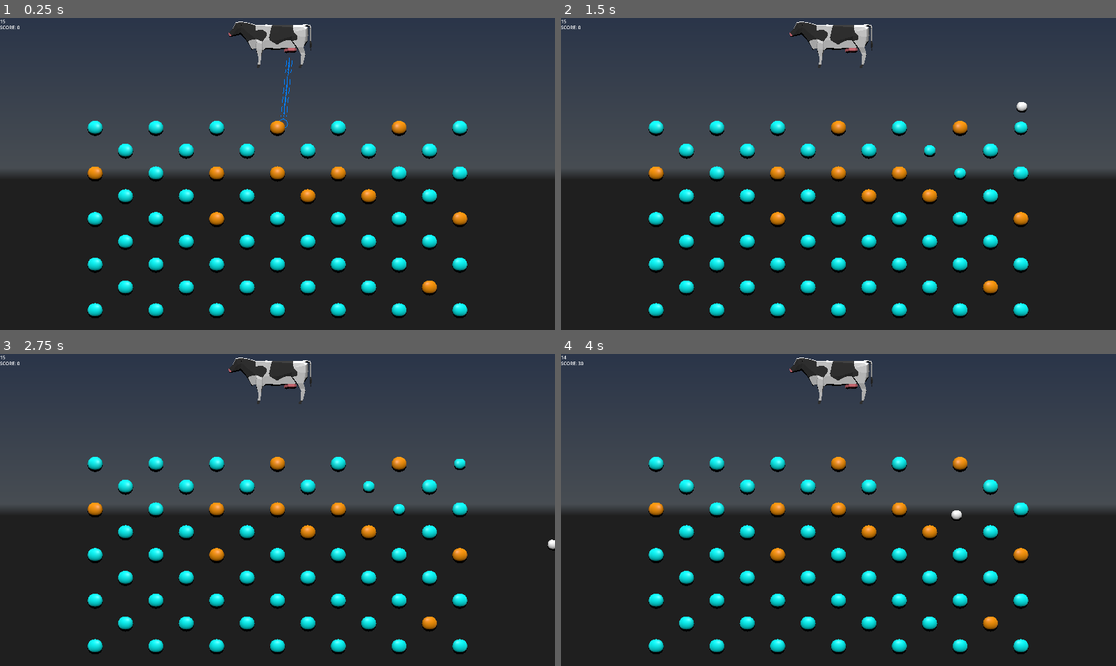
Above: before the commit, frames 1-4 (two rows, left to right).
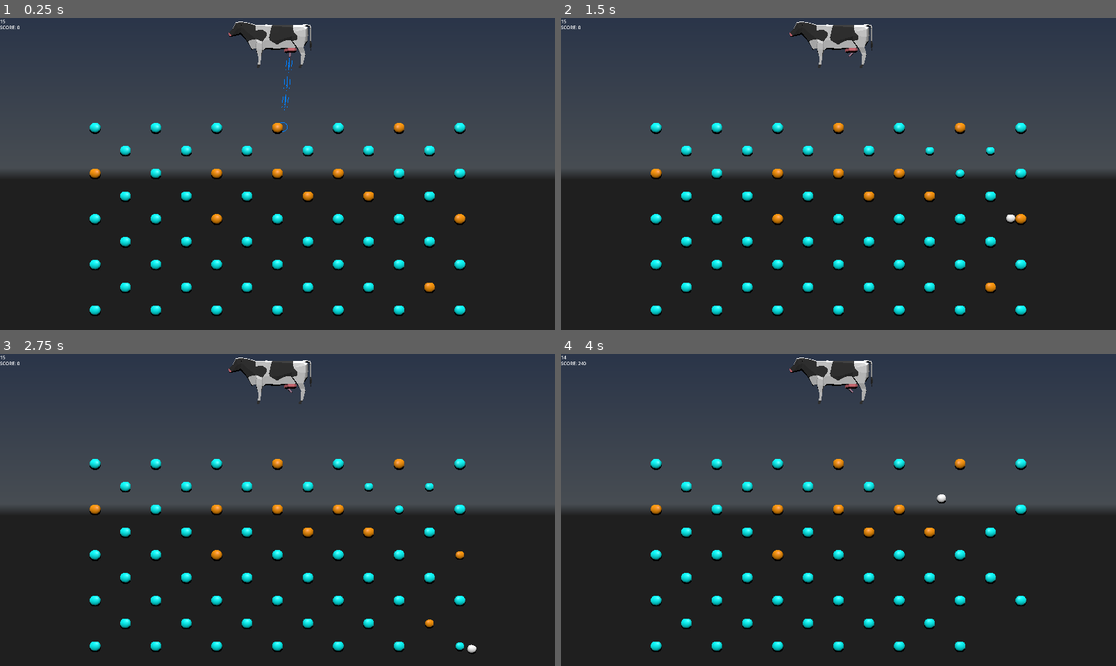
Above: after the commit, the same moments.

Repository: Temia116/Milke-2--Into-the-third-dimension
Game: Godot game, scene res://scenes/node_3d.tscn
Two runs of this game, one before a commit and one after it. Both use one fixed random seed, a clock stepped at 60 frames per second and the inputs below. A sky picture missing from this copy of the repository is replaced by a grey-blue gradient. Video files are missing from this copy of the repository; at most half a second of black plays in their place.
Inputs (mouse positions are in pixels of both pictures, inside the frame that each line leads up to):
- Up to frame 1 (0.25 s): no input
- Up to frame 2 (1.5 s): tap Enter at 0.5 s; move the mouse to (960, 158) at 0.52 s; click (960, 158) at 0.67 s; move the mouse to (727, 189) at 1.27 s; click (727, 189) at 1.42 s
- Up to frame 3 (2.75 s): move the mouse to (333, 441) at 2.02 s; click (333, 441) at 2.17 s
- Up to frame 4 (4 s): move the mouse to (810, 572) at 2.77 s; click (810, 572) at 2.92 s; tap Space at 3.5 s; move the mouse to (1005, 556) at 3.52 s; click (1005, 556) at 3.67 s

The runs differ from the first frame. In frame 1, 4.5% of the frame differs, in the area x 15-85%, y 11-97%; in frame 2, 4.5%; in frame 3, 4.4%; in frame 4, 4.5%, in the area x 3-85%, y 2-97%.

Commit message:
Add van assets and update peg/ball scenes
Import new van model and texture assets, and update BluePeg.tscn, OrangePeg.tscn, WhiteBall.tscn, scenes/node_3d.gd and scenes/node_3d.tscn.

Diff:
--- /dev/null
+++ b/Assets/udder.gd
@@ -0,0 +1,12 @@
+extends Node3D
+
+var node_3d: Node3D
+
+func _ready():
+	node_3d = get_tree().get_root().get_node("Node3D")
+	print("node_3d is: ", node_3d)
+
+func _process(_delta):
+	if node_3d and node_3d.current_shoot_dir != Vector3.ZERO:
+		look_at(global_position + node_3d.current_shoot_dir, Vector3.UP)
+		rotate_object_local(Vector3.RIGHT, deg_to_rad(90))
--- a/BluePeg.tscn
+++ b/BluePeg.tscn
@@ -4,14 +4,14 @@
 [ext_resource type="PackedScene" uid="uid://duudiev2wq5tu" path="res://Assets/TEAL BALL (peg).glb" id="2_tbq5h"]
 
 [sub_resource type="SphereShape3D" id="SphereShape3D_8xdbv"]
-radius = 0.41934162
+radius = 0.31563377
 
 [node name="BluePeg" type="StaticBody3D" unique_id=2026480295]
 transform = Transform3D(1.5, 0, 0, 0, 1.5, 0, 0, 0, 1.5, 0, 0, 0)
 script = ExtResource("1_8xdbv")
 
 [node name="TEAL BALL (peg)" parent="." unique_id=1300227685 instance=ExtResource("2_tbq5h")]
-transform = Transform3D(0.4, 0, 0, 0, 0.4, 0, 0, 0, 0.4, 0, 0, 0)
+transform = Transform3D(0.3, 0, 0, 0, 0.3, 0, 0, 0, 0.3, 0, 0, 0)
 
 [node name="CollisionShape3D" type="CollisionShape3D" parent="." unique_id=1073096763]
 transform = Transform3D(0.8, 0, 0, 0, 0.8, 0, 0, 0, 0.8, 0, 0, 0)
--- a/OrangePeg.tscn
+++ b/OrangePeg.tscn
@@ -4,14 +4,14 @@
 [ext_resource type="PackedScene" uid="uid://sir44qu2m35h" path="res://Assets/ORANGE BALL (needed to beat level).glb" id="1_jc2g8"]
 
 [sub_resource type="SphereShape3D" id="SphereShape3D_1nhth"]
-radius = 0.55857164
+radius = 0.42546406
 
 [node name="OrangePeg" type="StaticBody3D" unique_id=1576095087]
 transform = Transform3D(1.5, 0, 0, 0, 1.5, 0, 0, 0, 1.5, 0, 0, 0)
 script = ExtResource("1_1nhth")
 
 [node name="ORANGE BALL (needed to beat level)" parent="." unique_id=1408215529 instance=ExtResource("1_jc2g8")]
-transform = Transform3D(0.4, 0, 0, 0, 0.4, 0, 0, 0, 0.4, 0, 0, 0)
+transform = Transform3D(0.3, 0, 0, 0, 0.3, 0, 0, 0, 0.3, 0, 0, 0)
 
 [node name="CollisionShape3D" type="CollisionShape3D" parent="." unique_id=398123827]
 transform = Transform3D(0.6, 0, 0, 0, 0.6, 0, 0, 0, 0.6, 0, 0, 0)
--- /dev/null
+++ b/Van.tscn
@@ -0,0 +1,24 @@
+[gd_scene format=3 uid="uid://bmdp3u4otsxe"]
+
+[ext_resource type="PackedScene" uid="uid://cb26eyw8l6u1" path="res://Assets/van_1.glb" id="1_jo2y7"]
+
+[sub_resource type="BoxShape3D" id="BoxShape3D_8x73d"]
+size = Vector3(2.7667236, 2.6766663, 6.3337708)
+
+[sub_resource type="BoxShape3D" id="BoxShape3D_ovdim"]
+size = Vector3(1, 0.7058716, 1.0124397)
+
+[node name="StaticBody3D" type="StaticBody3D" unique_id=1202237873]
+
+[node name="van_1" parent="." unique_id=698046228 instance=ExtResource("1_jo2y7")]
+
+[node name="CollisionShape3D" type="CollisionShape3D" parent="." unique_id=419834307]
+transform = Transform3D(1, 0, 0, 0, 1, 0, 0, 0, 1, 0.012268066, 1.3246071, -0.053085327)
+shape = SubResource("BoxShape3D_8x73d")
+
+[node name="Area3D" type="Area3D" parent="." unique_id=1405261556]
+transform = Transform3D(1, 0, 0, 0, 1, 0, 0, 0, 1, 0, 2.8774858, 0)
+
+[node name="CollisionShape3D" type="CollisionShape3D" parent="Area3D" unique_id=1416786782]
+transform = Transform3D(1, 0, 0, 0, 1, 0, 0, 0, 1, 0, -0.14706421, -0.5155661)
+shape = SubResource("BoxShape3D_ovdim")
--- a/WhiteBall.tscn
+++ b/WhiteBall.tscn
@@ -57,9 +57,9 @@
 script = ExtResource("1_vdapn")
 
 [node name="CollisionShape3D2" type="CollisionShape3D" parent="." unique_id=706499041]
-transform = Transform3D(0.35, 0, 0, 0, 0.35, 0, 0, 0, 0.35, 0, 0, 0)
+transform = Transform3D(0.3, 0, 0, 0, 0.3, 0, 0, 0, 0.3, 0, 0, 0)
 shape = SubResource("SphereShape3D_cet3u")
 
 [node name="Ball" type="MeshInstance3D" parent="." unique_id=1558663511]
-transform = Transform3D(0.35, 0, 0, 0, 0.35, 0, 0, 0, 0.35, 0, 0, 0)
+transform = Transform3D(0.3, 0, 0, 0, 0.3, 0, 0, 0, 0.3, 0, 0, 0)
 mesh = SubResource("ArrayMesh_g1v38")
--- a/scenes/node_3d.gd
+++ b/scenes/node_3d.gd
@@ -1,14 +1,14 @@
 extends Node3D
 
 @export var ball_scene: PackedScene
-@export var launch_speed: float = 35.0
-
+@export var launch_speed: float = 30.0
 @onready var udder_spawn: Marker3D = $Cow/UdderSpawnPoint
 @onready var camera: Camera3D = $Camera3D
 
 var can_shoot: bool = true
 var aim_mesh: ImmediateMesh
 var aim_mesh_instance: MeshInstance3D
+var current_shoot_dir: Vector3 = Vector3.DOWN
 
 const GRAVITY_SCALE: float = 1.75
 const GRAVITY: float = -9.8
@@ -39,11 +39,25 @@
 	var origin = udder_spawn.global_position
 	var target = _get_cursor_world_pos()
 	var to_target = target - origin
+
 	if to_target.length() < 0.01:
 		return Vector3(0, -1, 0) * launch_speed
-	return to_target.normalized() * launch_speed
+
+	var dir = to_target.normalized()
+
+	# If aiming too far up, clamp Y to the max allowed
+	var max_up_degrees = -10.0  # degrees above horizontal
+	var max_y = sin(deg_to_rad(max_up_degrees))
+	if dir.y > max_y:
+		dir.y = max_y
+		dir = dir.normalized()
+
+	return dir * launch_speed
 
 func _process(_delta):
+	var velocity = _get_launch_velocity()
+	if velocity.length() > 0.01:
+		current_shoot_dir = velocity.normalized()
 	_draw_aim_line()
 
 func _shoot():
--- a/scenes/node_3d.tscn
+++ b/scenes/node_3d.tscn
@@ -3,6 +3,8 @@
 [ext_resource type="Script" uid="uid://dsfgcf554itnu" path="res://scenes/node_3d.gd" id="1_5t4e2"]
 [ext_resource type="PackedScene" uid="uid://boqrni1yve7dy" path="res://Assets/Cow.fbx" id="1_ns6u7"]
 [ext_resource type="PackedScene" uid="uid://dyuicrvwn26yu" path="res://WhiteBall.tscn" id="2_5t4e2"]
+[ext_resource type="PackedScene" uid="uid://d2gxjipg82mu1" path="res://Assets/udder.glb" id="4_1enmr"]
+[ext_resource type="Script" uid="uid://ck5lws50p4dx1" path="res://Assets/udder.gd" id="5_aj7ea"]
 [ext_resource type="Script" uid="uid://crmog3p0rdnfy" path="res://PegSpawner.gd" id="5_oqwcg"]
 [ext_resource type="PackedScene" uid="uid://cg6182onefv5p" path="res://BluePeg.tscn" id="6_a6664"]
 [ext_resource type="PackedScene" uid="uid://bkv6tjg1ufssx" path="res://HUD.tscn" id="7_10v3s"]
@@ -53,3 +55,7 @@
 
 [node name="DirectionalLight3D" type="DirectionalLight3D" parent="." unique_id=1053124792]
 transform = Transform3D(1, 0, 0, 0, 0.7071068, 0.7071068, 0, -0.7071068, 0.7071068, 0, 13, 12)
+
+[node name="udder" parent="." unique_id=1978757297 instance=ExtResource("4_1enmr")]
+transform = Transform3D(-8.742278e-09, 0, -0.2, 0, 0.2, 0, 0.2, 0, -8.742278e-09, 0.8248158, 7.849654, -3.5527137e-15)
+script = ExtResource("5_aj7ea")
Not shown, added: Assets/udder.gd.uid
Binary file added: Assets/udder.glb
Not shown, added: Assets/udder.glb.import
Binary file added: Assets/van_1.glb
Not shown, added: Assets/van_1.glb.import
Binary file added: Assets/van_1_metal_2.png
Not shown, added: Assets/van_1_metal_2.png.import
Binary file added: Assets/van_1_metal_4.png
Not shown, added: Assets/van_1_metal_4.png.import
Binary file added: Assets/van_1_van_1.png
Not shown, added: Assets/van_1_van_1.png.import
